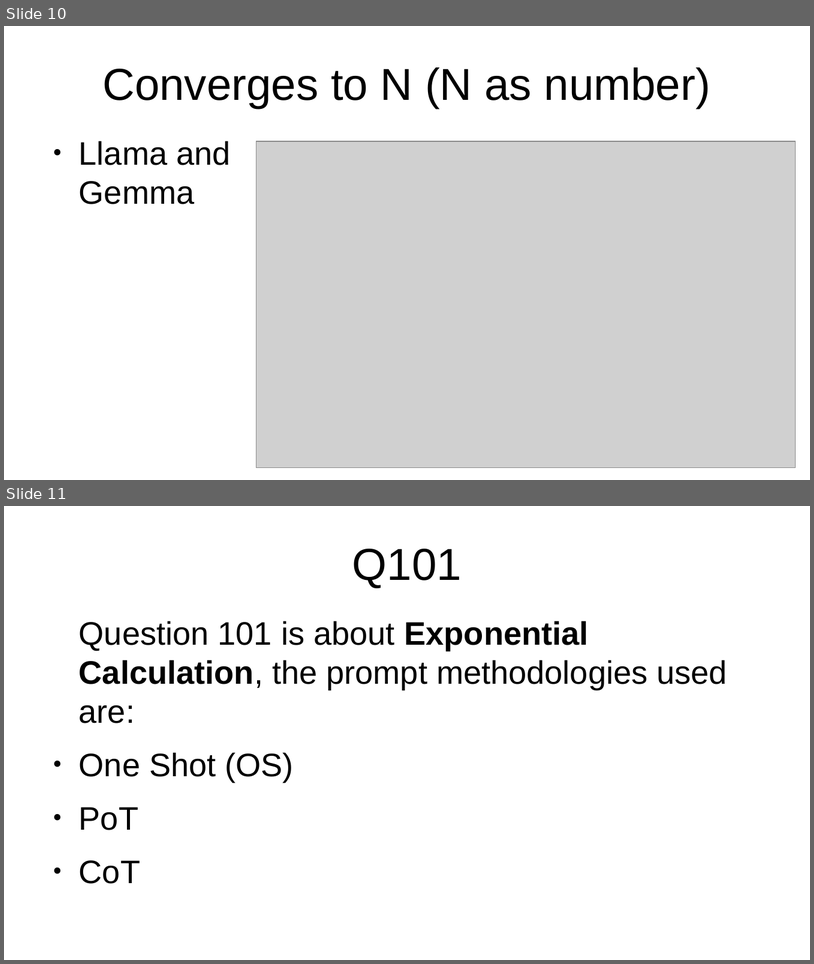
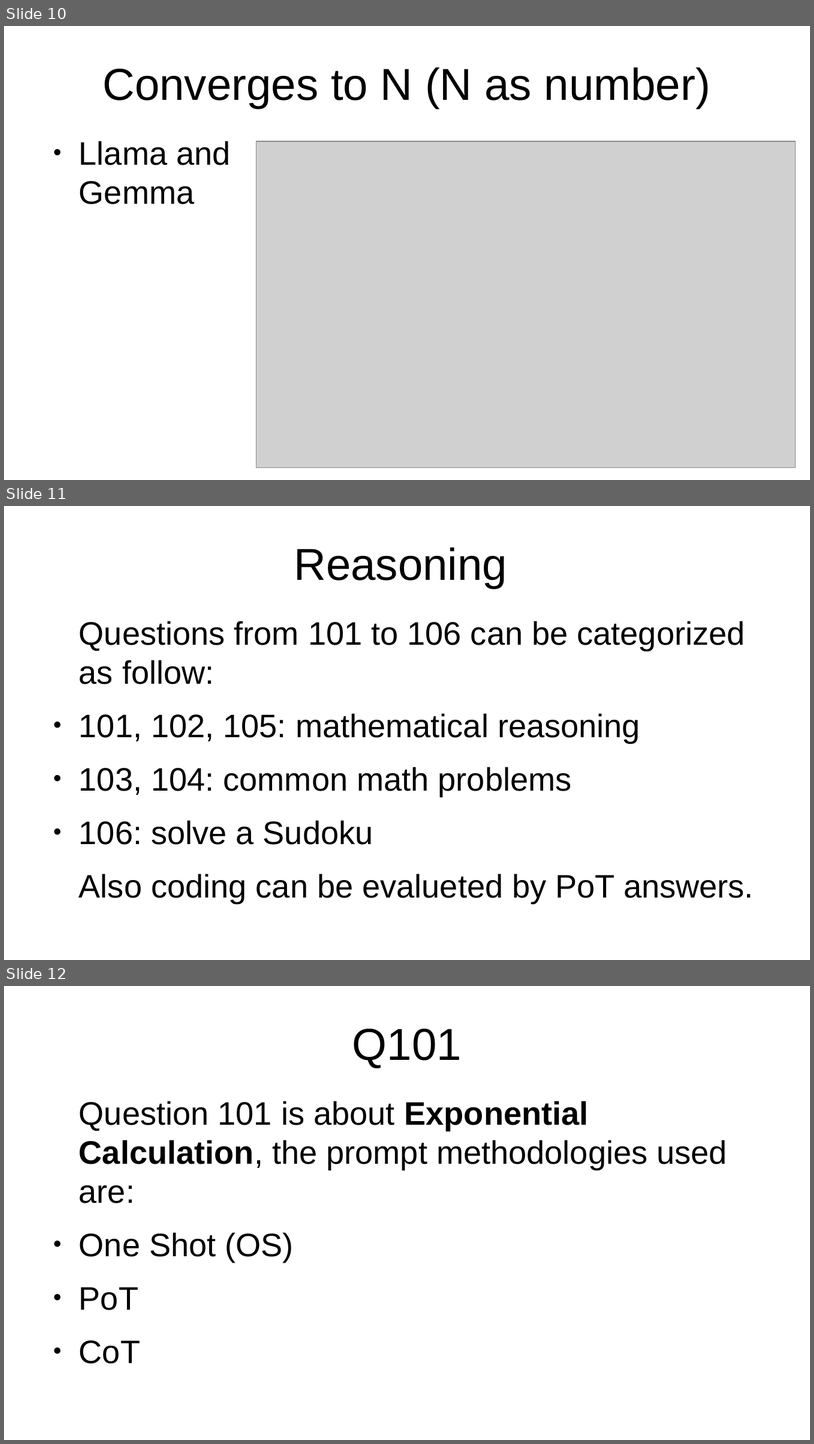
Before and after one commit to PieBerto/Stress-testing-chatbots, a slide deck: Slideshow/Results_presentation.odp. Shown one above the other, each under a label of ours: slides 10 and 11 before the commit, slides 10, 11 and 12 after it. The pictures are 814x964 and 814x1444 pixels, drawn with LibreOffice and Linux fonts; fonts in the diff are those of the drawing; grey boxes stand for pictures. Boxes give left, top, right and bottom in pixels: in the first picture for what was removed or moved away, otherwise in the second. Text is boxed around its words. In the diff, an @@ line names an element or a change of style, - is before the commit and + after.

```diff
--- a/Slideshow/Results_presentation.odp
+++ b/Slideshow/Results_presentation.odp
@@ slide 11 added at bbox=[4, 506, 810, 960], background #FFFFFF @@
@@ title added at bbox=[294, 547, 507, 588], 44 pt, text #000000 @@
+Reasoning
@@ text added at bbox=[79, 621, 754, 903], 32 pt, text #000000 @@
+Questions from 101 to 106 can be categorized as follow:
+● 101, 102, 105: mathematical reasoning
+● 103, 104: common math problems
+● 106: solve a Sudoku
+Also coding can be evalueted by PoT answers.
@@ what was slide 11 is now slide 12 @@
```
Also in this commit, not shown: 47 other slides added.
